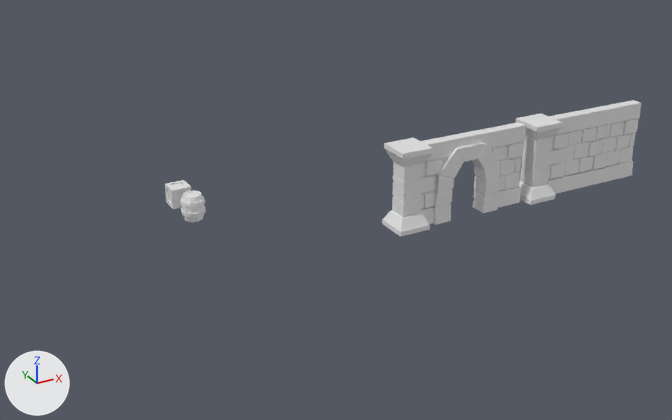
One commit to the Blender file Dungeon.blend: the scene before it, then after it.
Rendered twice from a 50 mm lens placed at (-27.2, -66.1, 36.3), pointed at (13.0, 7.0, -0.2). Every picture has the same lights, and +X, +Y and +Z are marked at lower left.

The first picture shows 'Barrel.001', 'Doorway', 'Wall'.
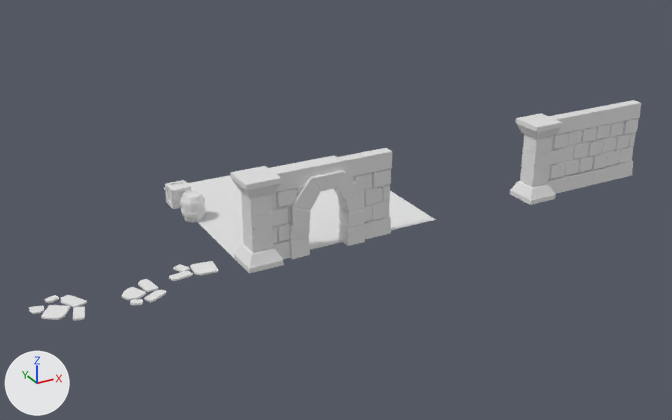
Commit message: Model floor tiles

Where the change shows, as pixel boxes (x1, y1, x2, y2) in the pictures (672 x 420 px):
'Doorway', moved: before (382, 122, 526, 237); after (230, 148, 392, 273)
'Plane.003', added: after (310, 191, 436, 237)
'Plane', added: after (199, 214, 343, 259)
'Plane.001', added: after (164, 175, 243, 223)
'Tile.001', added: after (29, 295, 87, 320)
'Tile.002', added: after (122, 279, 166, 305)
'Tile', added: after (169, 261, 219, 281)
'Plane.002', added: after (269, 155, 336, 198)

Edits to the bpy script that builds the scene:
```text
Add me_plane_009:
    me_plane_009.from_pydata(...)  # 68 vertices, 38 faces; spans x -1.66..1.7, y -1.45..2.35, z -0.09..0.1
Add me_plane_013:
    me_plane_013.from_pydata(...)  # 84 vertices, 47 faces; spans x -2.22..2.1, y -2.74..1.93, z -0.09..0.1
Add me_plane_007:
    me_plane_007.from_pydata(...)  # 52 vertices, 29 faces; spans x -1.79..2.47, y -1.28..1.33, z -0.09..0.1
Add me_plane_005:
    me_plane_005.from_pydata([(-4.0, -4.0, 0.0), (4.0, -4.0, 0.0), (-4.0, 4.0, 0.0), (4.0, 4.0, 0.0)], [], [(0, 1, 3, 2)])
Change ob_doorway:
    ob_doorway.location: (16.61, 0.0, 0.0) -> (1.61, 0.0, 0.0)
Add ob_tile_002:
    ob_tile_002 = bpy.data.objects.new('Tile.002', me_plane_009)
    ob_tile_002.location = (-8.95, -0.96, 0.08)
Add ob_tile_001:
    ob_tile_001 = bpy.data.objects.new('Tile.001', me_plane_013)
    ob_tile_001.location = (-15.34, 0.28, 0.07)
Add ob_tile:
    ob_tile = bpy.data.objects.new('Tile', me_plane_007)
    ob_tile.location = (-4.39, 1.2, 0.08)
Add ob_plane_003:
    ob_plane_003 = bpy.data.objects.new('Plane.003', me_plane_005)
    ob_plane_003.location = (15.0, 5.0, 0.0)
    ob_plane_003.scale = (1.25, 1.25, 1.0)
Add ob_plane_002:
    ob_plane_002 = bpy.data.objects.new('Plane.002', me_plane_005)
    ob_plane_002.location = (15.0, 15.0, 0.0)
    ob_plane_002.scale = (1.25, 1.25, 1.0)
Add ob_plane_001:
    ob_plane_001 = bpy.data.objects.new('Plane.001', me_plane_005)
    ob_plane_001.location = (5.0, 15.0, 0.0)
    ob_plane_001.scale = (1.25, 1.25, 1.0)
Add ob_plane:
    ob_plane = bpy.data.objects.new('Plane', me_plane_005)
    ob_plane.location = (5.0, 5.0, 0.0)
    ob_plane.scale = (1.25, 1.25, 1.0)
```
